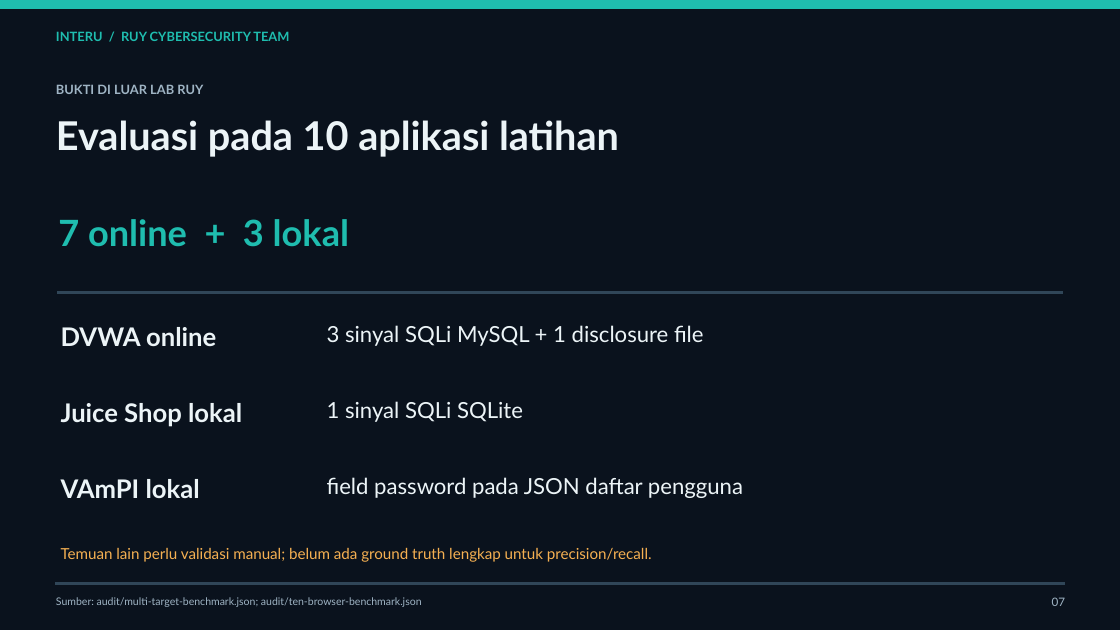
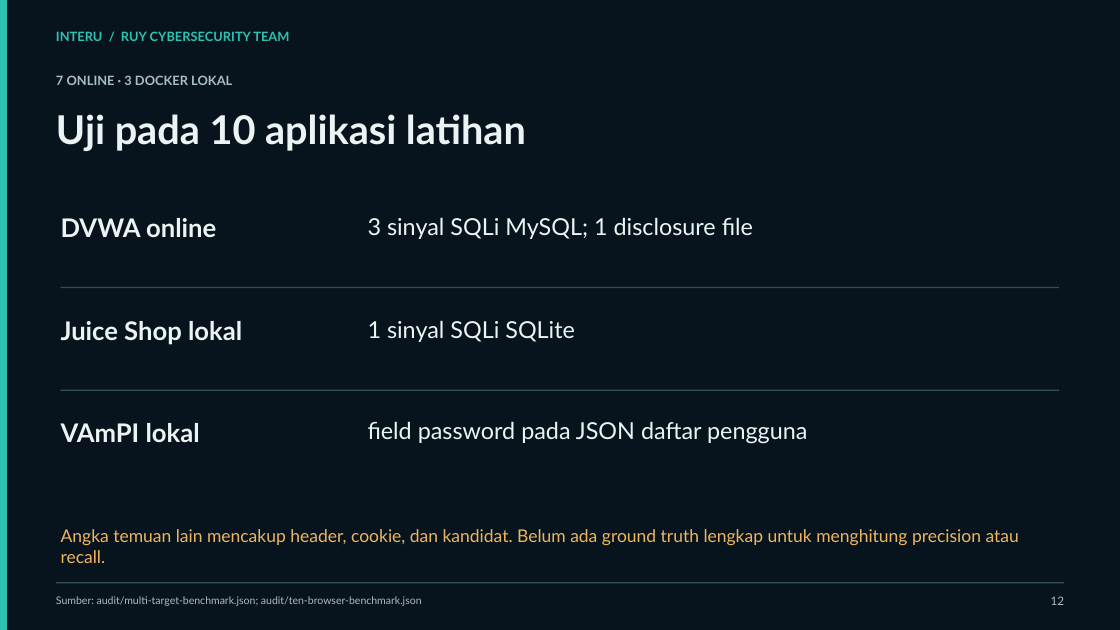
Before and after one commit to AlatBekam/Interu, a slide deck: slide 12 of presentation/Interu-Kartika-Cyber-2026.pptx (slide 7 before the commit). Drawn at 1120x630 pixels with LibreOffice and Linux fonts; fonts in the diff are those of the drawing. Boxes give left, top, right and bottom in pixels: in the first picture for what was removed or moved away, otherwise in the second. Text is boxed around its words. In the diff, an @@ line names an element or a change of style, - is before the commit and + after.

```diff
--- a/presentation/Interu-Kartika-Cyber-2026.pptx
+++ b/presentation/Interu-Kartika-Cyber-2026.pptx
@@ rectangle at (0, 0, 1120, 630): fill #0A121D to #08141D; outline #0A121D 1.5 pt to none @@
@@ rectangle removed at (0, 0, 1120, 8) @@
@@ rectangle added at (0, 0, 7, 630), fill #2CC3B2 @@
@@ text at (56, 75, 232, 85): text changed; size 31 to 11 pt; text colour #1FBDAF to #A9BEC1 @@
-7 online + 3 lokal
+7 ONLINE · 3 DOCKER LOKAL
@@ text removed at (56, 84, 203, 94) @@
-BUKTI DI LUAR LAB RUY
@@ text at (56, 114, 526, 151): text changed; text colour #ECF4F7 to #ECF4F3 @@
-Evaluasi pada 10 aplikasi latihan
+Uji pada 10 aplikasi latihan
@@ text colour #ECF4F7 to #ECF4F3 in 3 elements at (61, 423, 200, 442), (61, 321, 242, 345), (61, 218, 216, 237) @@
@@ text "DVWA online": place and size @@
-text "DVWA online" at (61, 327, 216, 346)
+text "DVWA online" at (61, 218, 216, 237)
@@ text at (368, 217, 753, 239): text changed; size 19 to 20 pt; text colour #ECF4F7 to #ECF4F3 @@
-3 sinyal SQLi MySQL + 1 disclosure file
+3 sinyal SQLi MySQL; 1 disclosure file
@@ rectangle at (60, 287, 1060, 288): fill #304658 to #364F55; outline #304658 1.5 pt to none @@
@@ rectangle: place and size @@
-rectangle at (58, 292, 1061, 292)
+rectangle at (60, 287, 1060, 288)
@@ text "Juice Shop lokal": place and size @@
-text "Juice Shop lokal" at (61, 403, 242, 427)
+text "Juice Shop lokal" at (61, 321, 242, 345)
@@ text "1 sinyal SQLi SQLite" at (368, 320, 575, 342): size 19 to 20 pt, text colour #ECF4F7 to #ECF4F3 @@
@@ text "1 sinyal SQLi SQLite": place and size @@
-text "1 sinyal SQLi SQLite" at (327, 401, 523, 422)
+text "1 sinyal SQLi SQLite" at (368, 320, 575, 342)
@@ text "VAmPI lokal": place and size @@
-text "VAmPI lokal" at (61, 479, 200, 498)
+text "VAmPI lokal" at (61, 423, 200, 442)
@@ rectangle added at (60, 390, 1060, 391), fill #364F55 @@
@@ text "field password pada JSON daftar ...": place and size @@
-text "field password pada JSON daftar ..." at (327, 477, 743, 498)
+text "field password pada JSON daftar ..." at (368, 421, 807, 444)
@@ text "field password pada JSON daftar ..." at (368, 421, 807, 444): size 19 to 20 pt, text colour #ECF4F7 to #ECF4F3 @@
@@ text at (61, 529, 1019, 563): text changed; size 13 to 15 pt; text colour #F5B052 to #EEB560 @@
-Temuan lain perlu validasi manual; belum ada ground truth lengkap untuk precision/recall.
+Angka temuan lain mencakup header, cookie, dan kandidat. Belum ada ground truth lengkap untuk menghitung precision atau recall.
@@ rectangle at (56, 582, 1065, 583): fill #304658 to #364F55; outline #304658 1.5 pt to none @@
@@ text added at (1051, 596, 1064, 605), 10 pt, text #A9BEC1 @@
+12
@@ text removed at (1052, 597, 1065, 606) @@
-07
```
Also in this commit, not shown: 2 other slides changed, 11 slides added, 9 slides removed, 12 other files.
